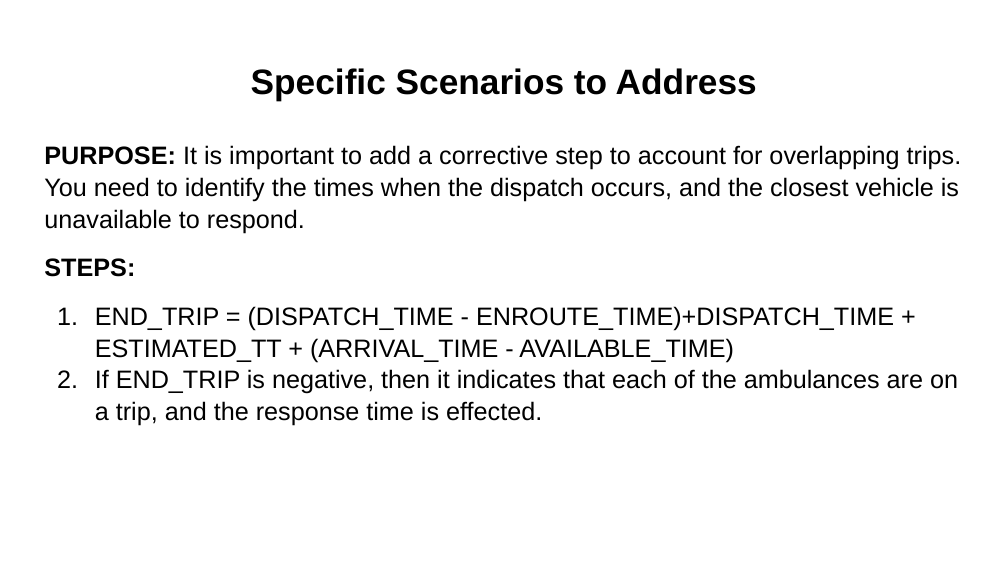
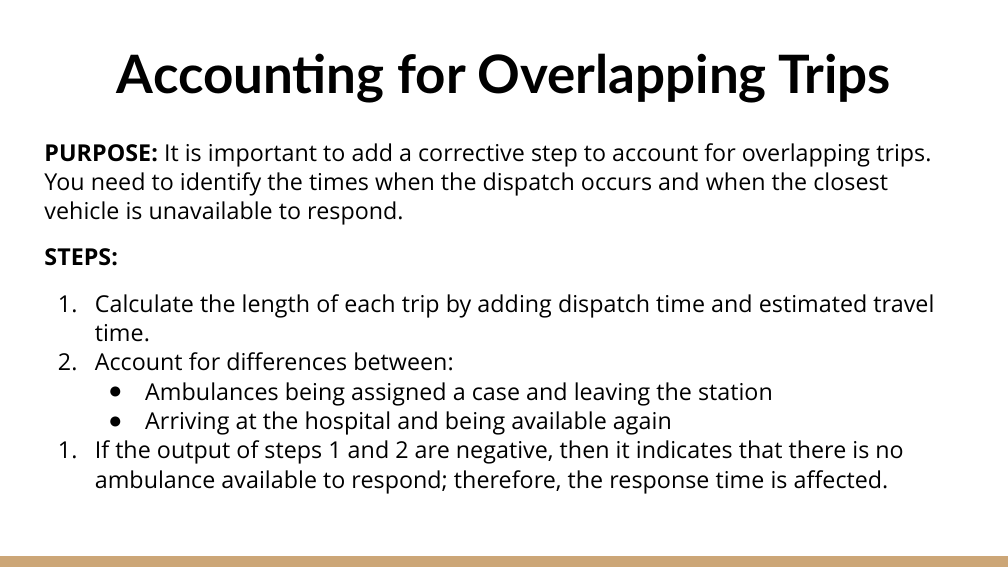
Before and after one commit to KenYe23/STA470S, a slide deck: slide 12 of EMS Stations Project/EMS_Station_Location.pptx (slide 14 before the commit). Drawn at 1008x567 pixels with LibreOffice and Linux fonts; fonts in the diff are those of the drawing. Boxes give left, top, right and bottom in pixels: in the first picture for what was removed or moved away, otherwise in the second. Text is boxed around its words. In the diff, an @@ line names an element or a change of style, - is before the commit and + after.

```diff
--- a/EMS Stations Project/EMS_Station_Location.pptx
+++ b/EMS Stations Project/EMS_Station_Location.pptx
@@ title added at box(117, 53, 891, 103), 37.8 pt, text #000000, bold @@
+Accounting for Overlapping Trips
@@ title removed at box(251, 68, 757, 100) @@
-Specific Scenarios to Address
@@ text at box(44, 143, 931, 225): text changed; size 18 to 16.6 pt; font Arial to Open Sans @@
-PURPOSE: It is important to add a corrective step to account for overlapping trips. You need to identify the times when the dispatch occurs, and the closest vehicle is unavailable to respond.
+PURPOSE: It is important to add a corrective step to account for overlapping trips. You need to identify the times when the dispatch occurs and when the closest vehicle is unavailable to respond.
@@ text at box(44, 248, 118, 266): size 18 to 16.6 pt, font Arial to Open Sans in "STEPS:" @@
@@ text at box(95, 294, 934, 494): text changed; size 18 to 16.6 pt; font Arial to Open Sans @@
-1. END_TRIP = (DISPATCH_TIME - ENROUTE_TIME)+DISPATCH_TIME + ESTIMATED_TT + (ARRIVAL_TIME - AVAILABLE_TIME)
-2. If END_TRIP is negative, then it indicates that each of the ambulances are on a trip, and the response time is effected.
+1. Calculate the length of each trip by adding dispatch time and estimated travel time.
+2. Account for differences between:
+● Ambulances being assigned a case and leaving the station
+● Arriving at the hospital and being available again
+1. If the output of steps 1 and 2 are negative, then it indicates that there is no ambulance available to respond; therefore, the response time is affected.
@@ rectangle added at box(0, 556, 1008, 567), fill #CCA677 @@
```
Also in this commit, not shown: 16 other slides changed, 2 slides added, 4 slides removed, 1 other file.
